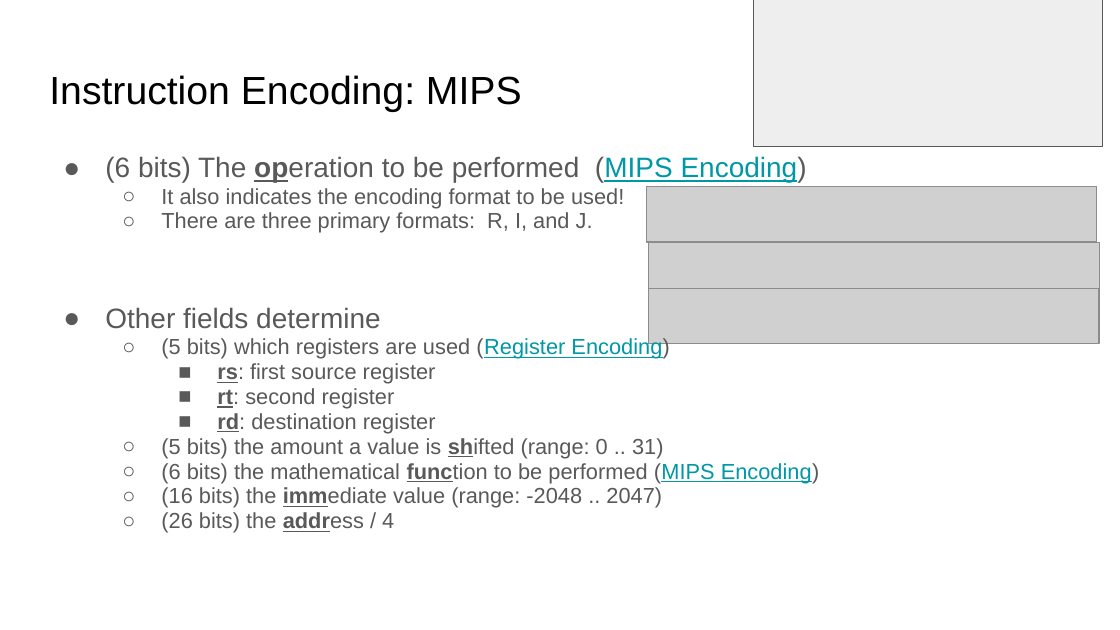
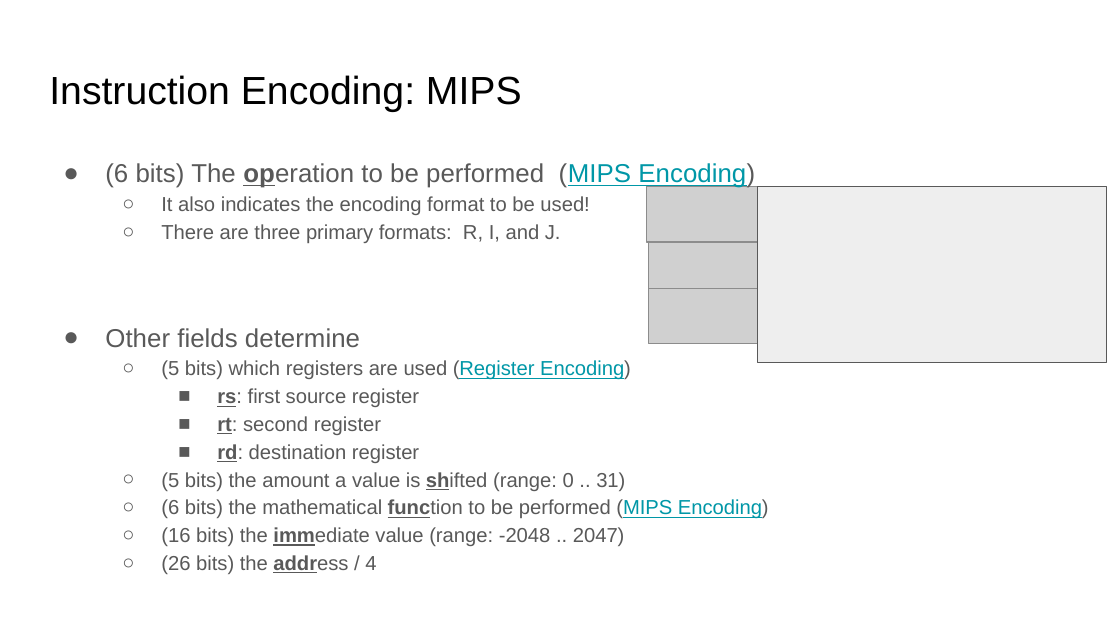
Before and after one commit to COMP122/comp122-s23, a slide deck: slide 14 of format-encodings/documents/introduction-to-encodings.pptx (slide 12 before the commit). Drawn at 1120x630 pixels with LibreOffice and Linux fonts; fonts in the diff are those of the drawing; grey boxes stand for pictures. Boxes give left, top, right and bottom in pixels: in the first picture for what was removed or moved away, otherwise in the second. Text is boxed around its words. In the diff, an @@ line names an element or a change of style, - is before the commit and + after.

```diff
--- a/format-encodings/documents/introduction-to-encodings.pptx
+++ b/format-encodings/documents/introduction-to-encodings.pptx
@@ text "(6 bits) The operation to ..." at box(105, 163, 769, 574): size 18 to 16.6 pt in "(6 bits) The operation to be performed ...", "Other fields determine"; size 14 to 12.9 pt in "It also indicates the encoding format to ...", "There are three primary formats: R, I, ...", "(5 bits) which registers are used (Register ...", "rs: first source register" and 6 more places; line spacing 0.95 to 1.15 @@
@@ rectangle: place and size @@
-rectangle at box(754, 0, 1102, 147)
+rectangle at box(757, 187, 1105, 363)
```
Also in this commit, not shown: 9 other slides changed, 2 slides added, 1 slide removed.
